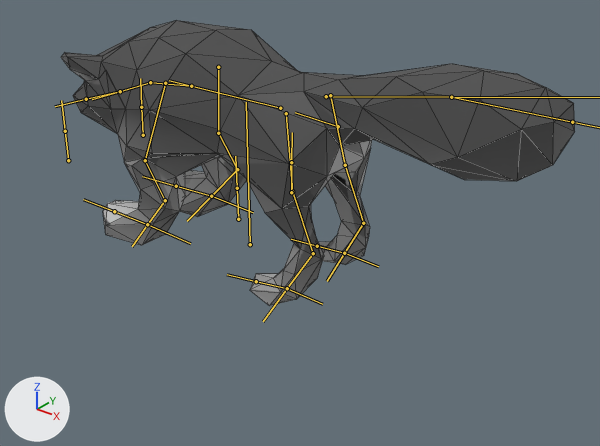
The FBX model Assets/Models/Enemys/Wolf/Wolf.fbx: old version first, new version second.
One viewpoint serves both versions: a 50 mm lens placed at (4.24, -4.58, 3.33), pointed at (0.71, -0.16, 0.59). The lights are fixed; the arrows at lower left show +X, +Y and +Z. The bones that bend it are drawn over the model as lines. Mesh edges are drawn as thin lines.

In view in the first picture: 'Wolf-low'.
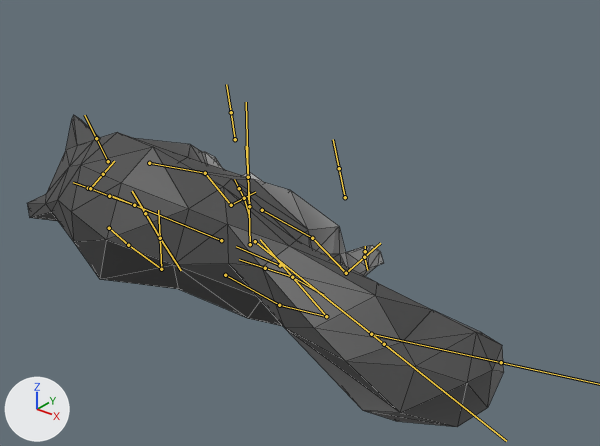
The newer file adds an action. The first version stands in its rest pose; the second is drawn at frame 53 of the action 'ArmatureWolf|Die'.

The change in detail:
Bone 'Body.001' (bone_body_001) moves from (0.0, 0.0, 0.0) to (-0.73, -0.15, 0.77).
Bone 'Body.001' (bone_body_001) turns from (0, 0, 0) to (2, -42, -1) degrees about its own x, y and z.
Bone 'Body.003' (bone_body_003) turns from (0, 0, 0) to (-3, 0, 12) degrees about its own x, y and z.
Bone 'Neck.001' (bone_neck_001) turns from (0, 0, 0) to (0, 0, -13) degrees about its own x, y and z.
Bone 'FrontLeg.001.L' (bone_frontleg_001_l) turns from (0, 0, 0) to (-17, 17, 8) degrees about its own x, y and z.
Bone 'FrontLeg.002.L' (bone_frontleg_002_l) turns from (0, 0, 0) to (3, 4, 4) degrees about its own x, y and z.
Bone 'FrontLeg.003.L' (bone_frontleg_003_l) turns from (0, 0, 0) to (-18, 1, 3) degrees about its own x, y and z.
Bone 'FrontLeg.001.R' (bone_frontleg_001_r) turns from (0, 0, 0) to (-15, 38, -21) degrees about its own x, y and z.
Bone 'FrontLeg.002.R' (bone_frontleg_002_r) turns from (0, 0, 0) to (2, 2, -2) degrees about its own x, y and z.
Bone 'FrontLeg.003.R' (bone_frontleg_003_r) turns from (0, 0, 0) to (-9, 0, -1) degrees about its own x, y and z.
Bone 'Head_IK' (bone_head_ik) moves from (0.0, 0.0, 0.0) to (-0.09, 0.07, -0.05).
Bone 'Head_IK' (bone_head_ik) turns from (0, 0, 0) to (-28, -11, 32) degrees about its own x, y and z.
Bone 'Head.001' (bone_head_001) moves from (0.0, 0.0, 0.0) to (-0.03, -0.05, -0.01).
Bone 'BackLeg.001.L' (bone_backleg_001_l) turns from (0, 0, 0) to (2, 36, 14) degrees about its own x, y and z.
Bone 'BackLeg.002.L' (bone_backleg_002_l) turns from (0, 0, 0) to (-18, 4, 1) degrees about its own x, y and z.
Bone 'BackLeg.003.L' (bone_backleg_003_l) turns from (0, 0, 0) to (-61, -3, -5) degrees about its own x, y and z.
Bone 'Tail.001' (bone_tail_001) turns from (0, 0, 0) to (-24, -3, -14) degrees about its own x, y and z.
Bone 'BackLeg.001.R' (bone_backleg_001_r) turns from (0, 0, 0) to (0, 49, -3) degrees about its own x, y and z.
Bone 'BackLeg_IK.L' (bone_backleg_ik_l) moves from (0.0, 0.0, 0.0) to (-0.16, -0.08, 0.02).
Bone 'BackLeg_IK.L' (bone_backleg_ik_l) turns from (0, 0, 0) to (-2, 3, -6) degrees about its own x, y and z.
Bone 'FrontLeg_IK.L' (bone_frontleg_ik_l) moves from (0.0, 0.0, 0.0) to (-0.25, -0.14, -0.28).
Bone 'FrontLeg_IK.L' (bone_frontleg_ik_l) turns from (0, 0, 0) to (-8, 20, -26) degrees about its own x, y and z.
Bone 'Tail.003' (bone_tail_003) moves from (0.0, 0.0, 0.0) to (1.01, 0.15, -1.23).
Bone 'Tail.003' (bone_tail_003) turns from (0, 0, 0) to (-4, -5, 20) degrees about its own x, y and z.
Bone 'Tail.002' (bone_tail_002) moves from (0.0, 0.0, 0.0) to (-0.03, -0.09, 0.03).
Bone 'BackLeg_IK.R' (bone_backleg_ik_r) moves from (0.0, 0.0, 0.0) to (0.08, 0.14, 0.03).
Bone 'BackLeg_IK.R' (bone_backleg_ik_r) turns from (0, 0, 0) to (-18, 17, 44) degrees about its own x, y and z.
Bone 'FrontLeg_IK.R' (bone_frontleg_ik_r) moves from (0.0, 0.0, 0.0) to (0.14, 0.28, -0.02).
Bone 'FrontLeg_IK.R' (bone_frontleg_ik_r) turns from (0, 0, 0) to (-10, 10, 41) degrees about its own x, y and z.

Changed parts and their boxes (x1, y1, x2, y2) in the pictures (600 x 446 px):
'Wolf-low', posed (7% narrower, 9% taller): before (61, 20, 575, 306); after (28, 115, 504, 427)
bone 'Body.001', root to tip: before (338, 126) to (295, 112); after (280, 265) to (236, 246)
bone 'Body.003', root to tip: before (191, 86) to (150, 82); after (134, 205) to (109, 196)
bone 'Neck.001', root to tip: before (150, 82) to (120, 91); after (109, 196) to (90, 188)
bone 'FrontLeg.001.L', root to tip: before (165, 83) to (145, 160); after (109, 228) to (128, 245)
bone 'FrontLeg.002.L', root to tip: before (145, 160) to (165, 200); after (128, 245) to (161, 269)
bone 'FrontLeg.003.L', root to tip: before (165, 200) to (147, 224); after (161, 269) to (160, 238)
bone 'FrontLeg.001.R', root to tip: before (218, 67) to (218, 133); after (149, 163) to (205, 173)
bone 'FrontLeg.002.R', root to tip: before (218, 133) to (237, 169); after (205, 173) to (231, 205)
bone 'FrontLeg.003.R', root to tip: before (237, 169) to (211, 196); after (231, 205) to (244, 198)
bone 'Head_IK', root to tip: before (120, 91) to (119, 91); after (88, 188) to (88, 187)
bone 'Head.001', root to tip: before (120, 91) to (86, 99); after (90, 188) to (103, 174)
bone 'BackLeg.001.L', root to tip: before (286, 113) to (292, 191); after (225, 275) to (279, 305)
bone 'BackLeg.002.L', root to tip: before (292, 191) to (313, 253); after (279, 305) to (326, 316)
bone 'BackLeg.003.L', root to tip: before (313, 253) to (287, 288); after (326, 316) to (292, 277)
bone 'Tail.001', root to tip: before (326, 96) to (451, 97); after (255, 241) to (371, 334)
bone 'BackLeg.001.R', root to tip: before (330, 95) to (345, 165); after (262, 210) to (312, 238)
bone 'BackLeg_IK.L', root to tip: before (287, 288) to (322, 304); after (292, 277) to (324, 295)
bone 'FrontLeg_IK.L', root to tip: before (147, 224) to (190, 243); after (160, 238) to (181, 270)
bone 'Tail.003', root to tip: before (451, 97) to (452, 97); after (384, 344) to (386, 344)
bone 'Tail.002', root to tip: before (451, 97) to (572, 122); after (371, 334) to (501, 362)
bone 'BackLeg_IK.R', root to tip: before (344, 253) to (378, 266); after (364, 257) to (367, 270)
bone 'FrontLeg_IK.R', root to tip: before (211, 196) to (253, 212); after (244, 198) to (249, 214)
